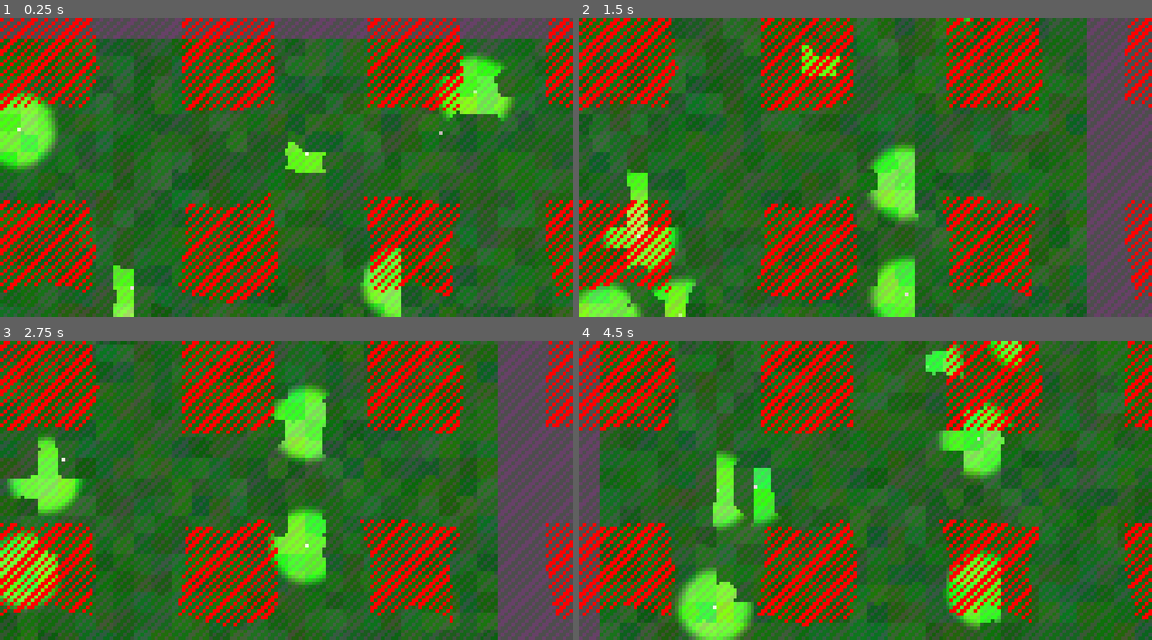
Above: before the commit, frames 1-4 (two rows, left to right).
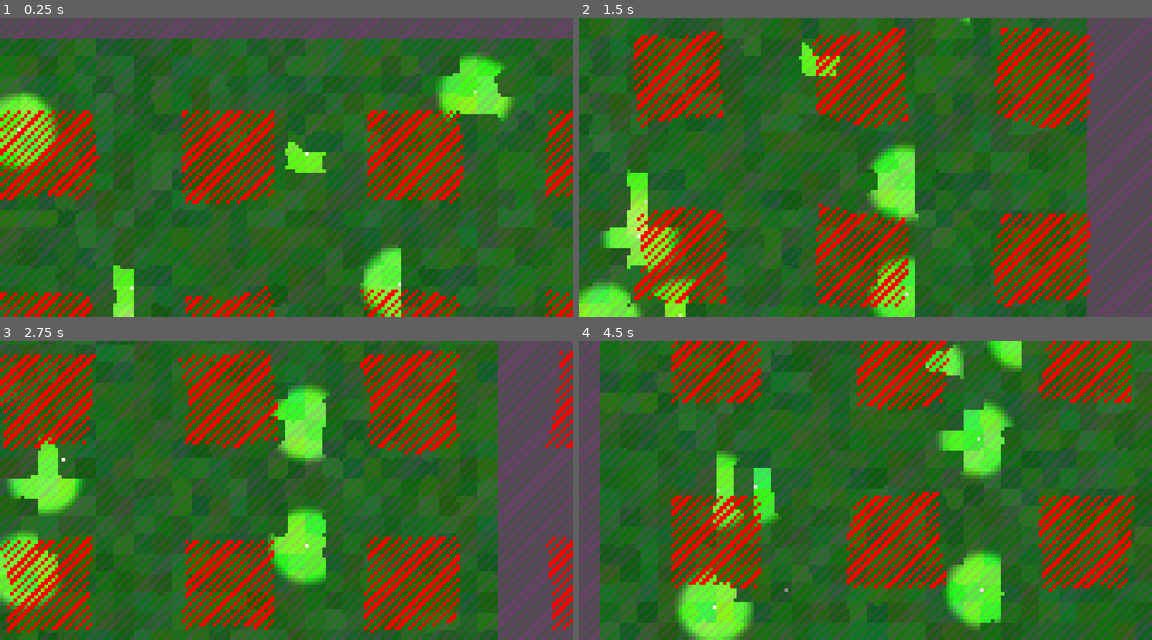
Above: after the commit, the same moments.

Repository: vincent-woelfer/dwarfs-diamonds
Game: Godot game, scene res://scenes/root.tscn
Two runs of this game, one before a commit and one after it. Both use one fixed random seed, a clock stepped at 60 frames per second and the inputs below.
Inputs:
- Up to frame 1 (0.25 s): no input
- Up to frame 2 (1.5 s): hold Right (ui_right) 0.53-1.28 s; hold S (cam_move_down) 0.53-1.28 s; hold Down (ui_down) from 1.28 s (still down); tap A (cam_move_left) at 1.35 s
- Up to frame 3 (2.75 s): release Down (ui_down) at 2.03 s; hold Right (ui_right) from 2.03 s (still down); hold D (cam_move_right) from 2.03 s (still down)
- Up to frame 4 (4.5 s): release Right (ui_right) at 2.78 s; release D (cam_move_right) at 2.78 s; hold Up (ui_up) 2.78-3.53 s; tap W (cam_move_up) at 2.85 s; hold S (cam_move_down) 3.53-4.28 s; hold Left (ui_left) from 3.53 s (still down); tap A (cam_move_left) at 4.35 s

The runs differ from the first frame. In frame 1, 22% of the frame differs, in the area x 0-100%, y 0-100%; in frame 2, 17%; in frame 3, 5.3%; in frame 4, 24%, in the area x 0-100%, y 0-96%.

Commit message:
first somewhat working version

Diff:
--- a/src/PostProcessCanvasLayer.gd
+++ b/src/PostProcessCanvasLayer.gd
@@ -11,6 +11,10 @@
     color_rect.size = get_viewport().get_visible_rect().size # Windows size
 
 
+func _process(delta: float) -> void:
+    # print("Visible rect root viewport: ", window.get_viewport().get_visible_rect())
+    print("Window canvas transform: ", window.get_viewport().canvas_transform)
+
 func update_size(new_size: Vector2) -> void:
     color_rect.size = new_size
     # print("Updated PostProcessCanvasLayer ColorRect Size to: ", color_rect.size)
--- a/src/StencilViewport.gd
+++ b/src/StencilViewport.gd
@@ -22,7 +22,9 @@
 
 
 func _process(delta: float) -> void:
-	pass
+	# print("Stencil Viewport Visible rect: ", self.get_visible_rect())
+	self.canvas_transform = parent_viewport.canvas_transform
+	print("Stencil Viewport transform: ", self.canvas_transform)
 
 
 func update_size(new_size: Vector2) -> void:
